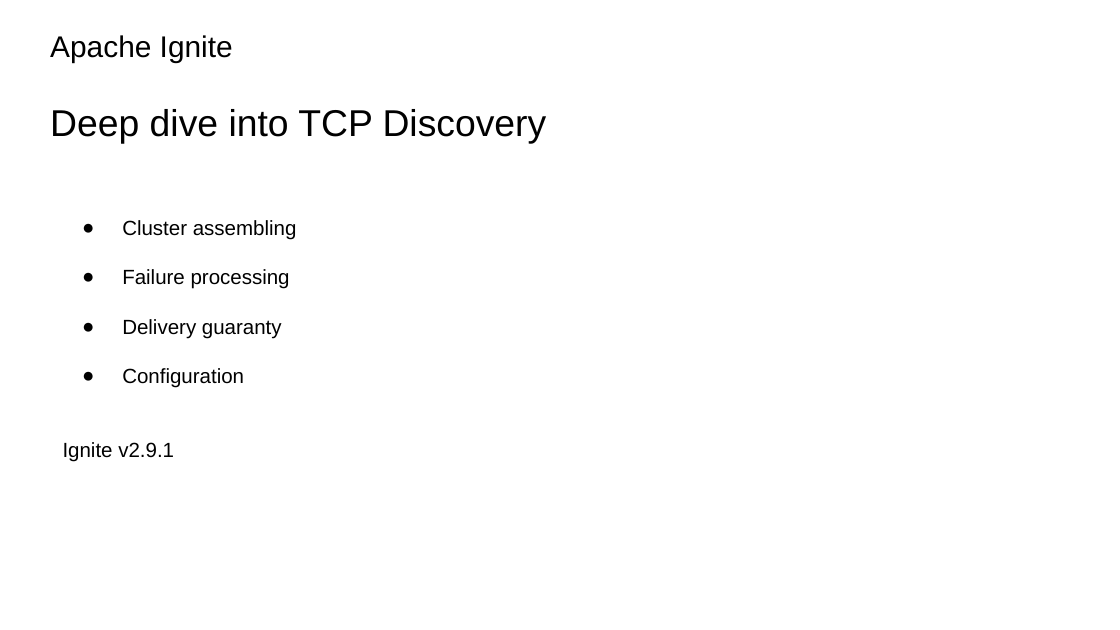
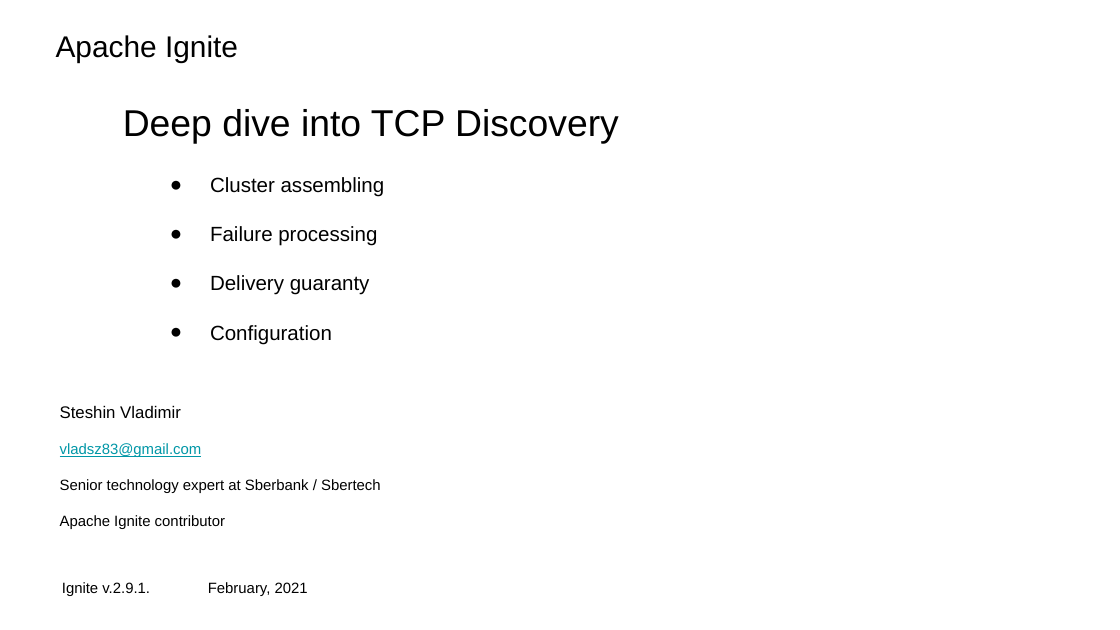
Before and after one commit to Vladsz83/doc, a slide deck: slide 1 of Discovery.pptx. Drawn at 1120x630 pixels with LibreOffice and Linux fonts; fonts in the diff are those of the drawing. Boxes give left, top, right and bottom in pixels: in the first picture for what was removed or moved away, otherwise in the second. Text is boxed around its words. In the diff, an @@ line names an element or a change of style, - is before the commit and + after.

Commit message:
self name

```diff
--- a/Discovery.pptx
+++ b/Discovery.pptx
@@ title "Apache Ignite" rewrapped from [50, 35, 547, 144] to [56, 35, 619, 144] @@
@@ text "Cluster assembling": place and size @@
-text "Cluster assembling" at [63, 220, 297, 462]
+text "Cluster assembling" at [210, 177, 385, 344]
@@ text added at [60, 405, 381, 529], 16 pt, text #000000 @@
+Steshin Vladimir
+vladsz83@gmail.com
+Senior technology expert at Sberbank / Sbertech
+Apache Ignite contributor
@@ text at [63, 442, 174, 462]: paragraph removed @@
-Ignite v2.9.1
@@ text added at [62, 582, 308, 596], 16 pt, text #000000 @@
+Ignite v.2.9.1. February, 2021
```
